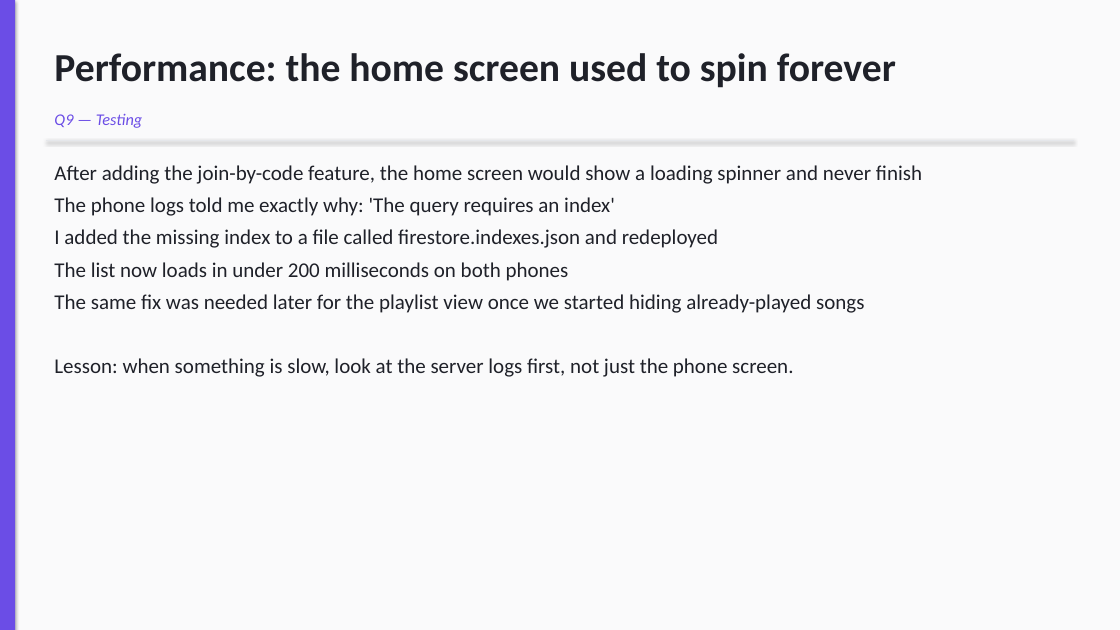
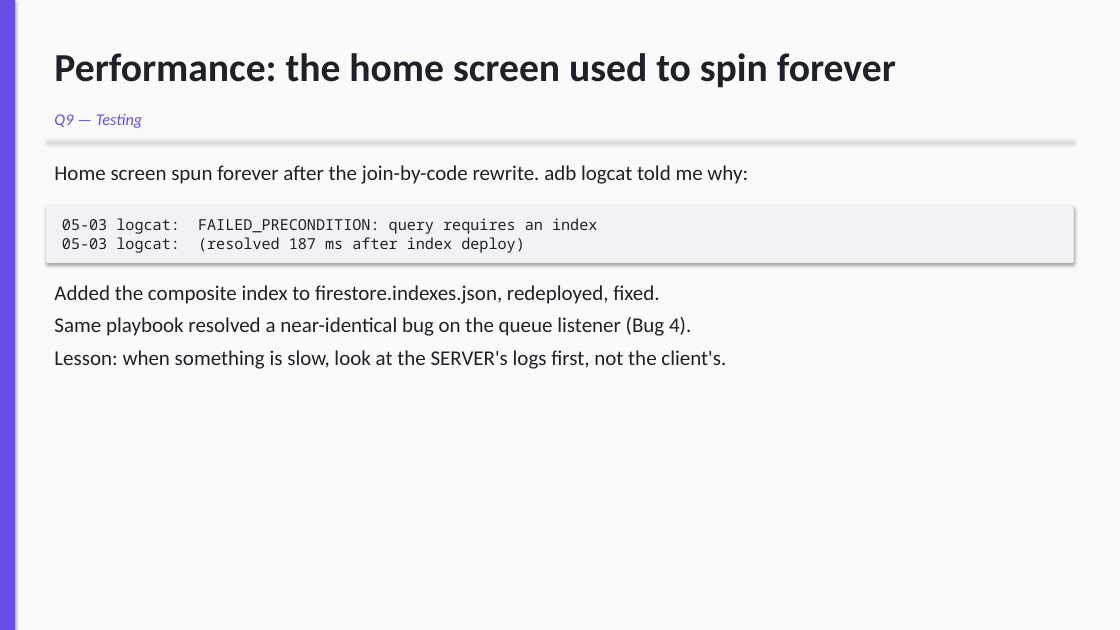
Before and after one commit to Tmaku18/vibzcheck-project2, a slide deck: slide 14 of submission/Vibzcheck_Presentation.pptx. Drawn at 1120x630 pixels with LibreOffice and Linux fonts; fonts in the diff are those of the drawing. Boxes give left, top, right and bottom in pixels: in the first picture for what was removed or moved away, otherwise in the second. Text is boxed around its words. In the diff, an @@ line names an element or a change of style, - is before the commit and + after.

```diff
--- a/submission/Vibzcheck_Presentation.pptx
+++ b/submission/Vibzcheck_Presentation.pptx
@@ text at [54,165,748,184]: text changed @@
-After adding the join-by-code feature, the home screen would show a loading spinner and never finish
-The phone logs told me exactly why: 'The query requires an index'
-I added the missing index to a file called firestore.indexes.json and redeployed
-The list now loads in under 200 milliseconds on both phones
-The same fix was needed later for the playlist view once we started hiding already-played songs
-Lesson: when something is slow, look at the server logs first, not just the phone screen.
+Home screen spun forever after the join-by-code rewrite. adb logcat told me why:
@@ rounded rectangle added at [46,205,1074,263], fill #F1F2F6, outline #E5E7EB 0.5 pt, 13 pt, text #1F2129 @@
+05-03 logcat: FAILED_PRECONDITION: query requires an index
+05-03 logcat: (resolved 187 ms after index deploy)
@@ text added at [54,285,726,369], 18 pt, text #1F2129 @@
+Added the composite index to firestore.indexes.json, redeployed, fixed.
+Same playbook resolved a near-identical bug on the queue listener (Bug 4).
+Lesson: when something is slow, look at the SERVER's logs first, not the client's.
```
Also in this commit, not shown: 6 other slides changed, 1 slide added, 1 slide removed, 1 other file.
